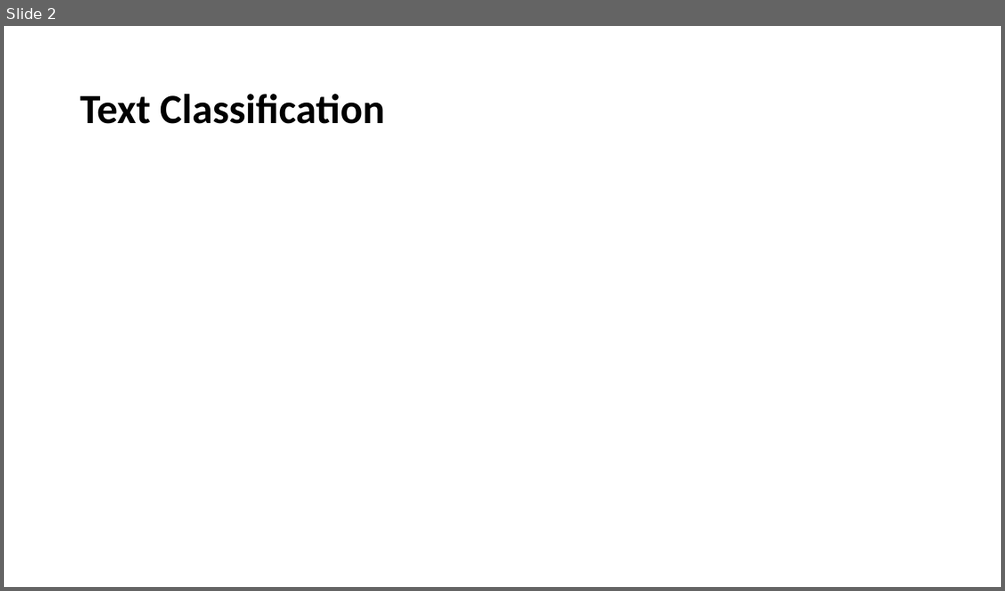
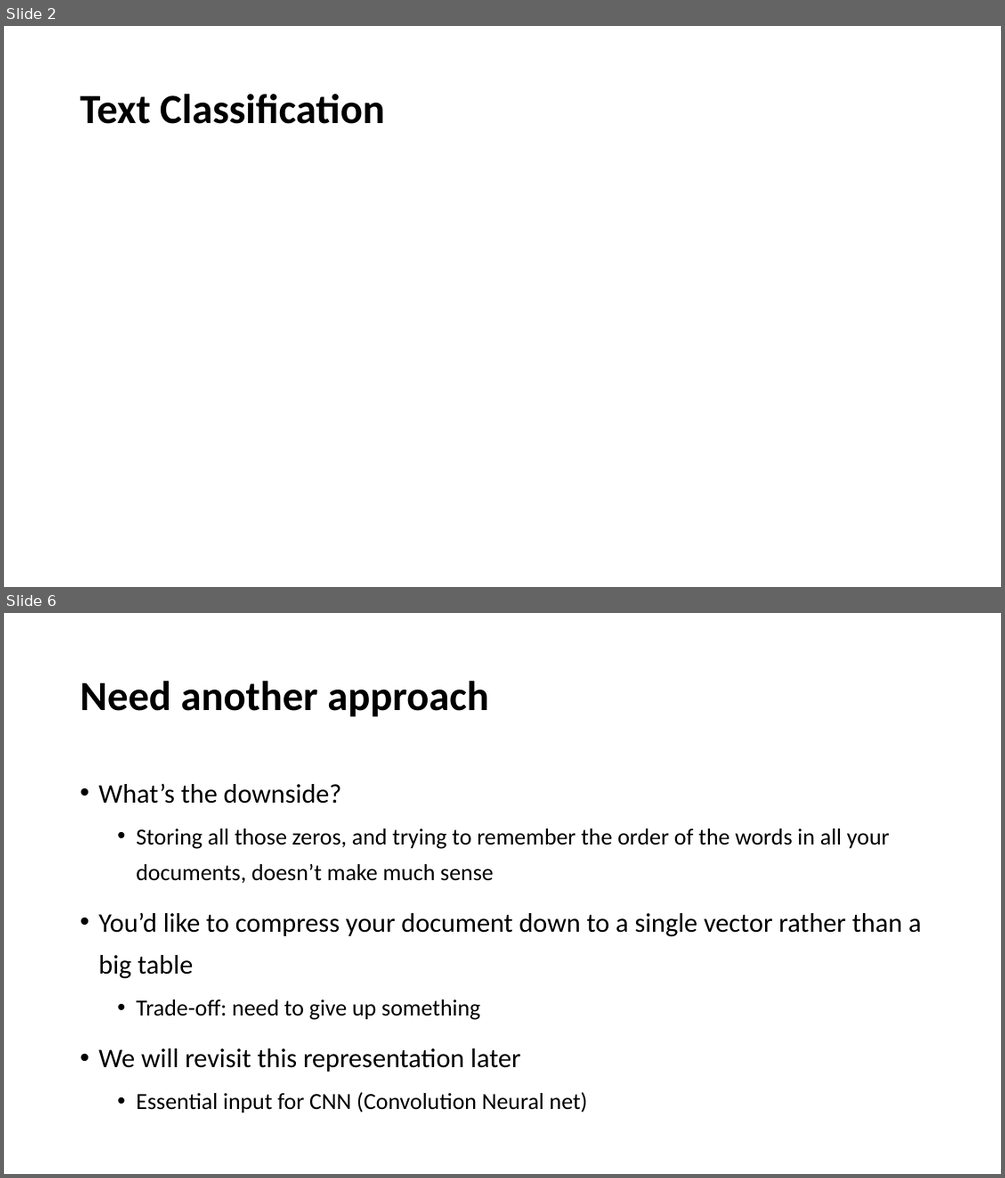
Before and after one commit to YeabinMoonEcon/BUS211, a slide deck: BUS243_NLP/lecture_notes/Lecture2.pptx. Shown one above the other, each under a label of ours: slide 2 before the commit, slides 2 and 6 after it; the slides between them are not shown. The pictures are 1005x591 and 1005x1178 pixels, drawn with LibreOffice and Linux fonts; fonts in the diff are those of the drawing; grey boxes stand for pictures. Boxes give left, top, right and bottom in pixels: in the first picture for what was removed or moved away, otherwise in the second. Text is boxed around its words. In the diff, an @@ line names an element or a change of style, - is before the commit and + after.

```diff
--- a/BUS243_NLP/lecture_notes/Lecture2.pptx
+++ b/BUS243_NLP/lecture_notes/Lecture2.pptx
@@ slide 6 added at (4,613,1001,1174), background #FFFFFF @@
@@ title added at (80,681,489,717), 40 pt, text #000000, bold @@
+Need another approach
@@ text added at (98,784,921,1113), 22.2 pt, text #000000 @@
+• What’s the downside?
+  • Storing all those zeros, and trying to remember the order of the words in all your documents, doesn’t make much sense
+• You’d like to compress your document down to a single vector rather than a big table
+  • Trade-off: need to give up something
+• We will revisit this representation later
+  • Essential input for CNN (Convolution Neural net)
```
Also in this commit, not shown: 1 slide changed, 8 other slides added, 1 other file.
